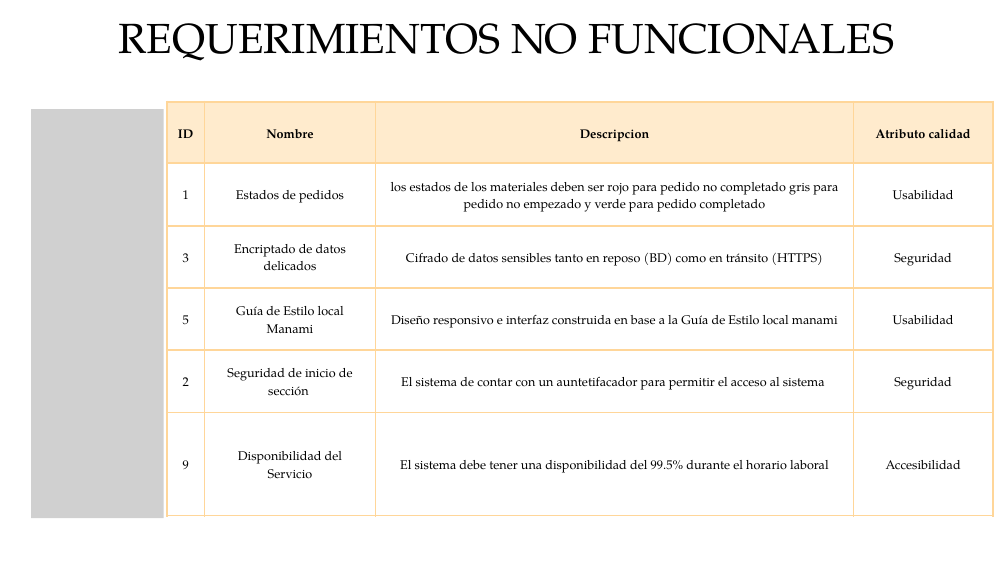
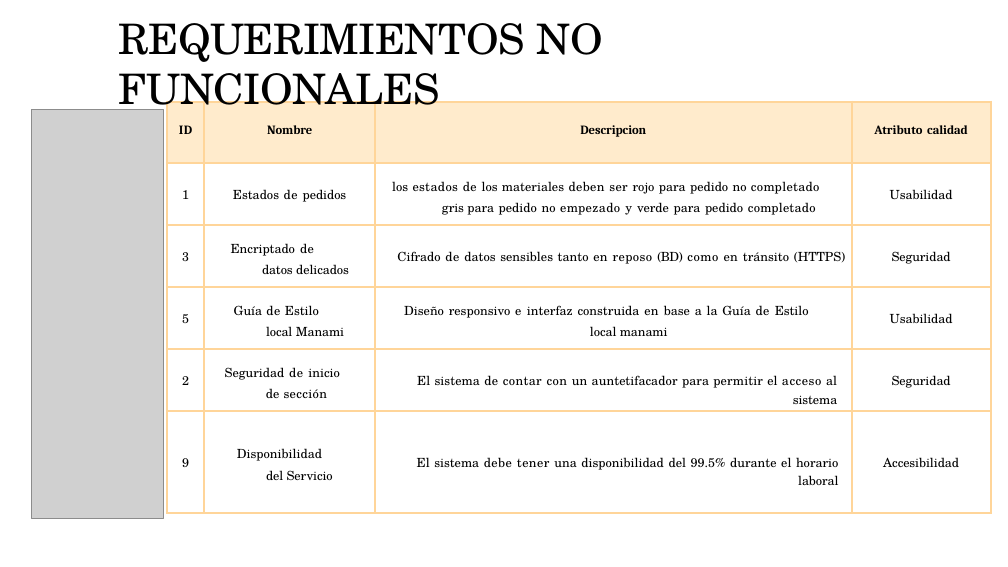
Before and after one commit to mpdp40/Proyecto_Optimisacion_MANANI-, a slide deck: slide 8 of fase 1/Evidencias_Grupales/Presentacíon Proyecto.pptx. Drawn at 1008x567 pixels with LibreOffice and Linux fonts; fonts in the diff are those of the drawing; grey boxes stand for pictures. Boxes give left, top, right and bottom in pixels: in the first picture for what was removed or moved away, otherwise in the second. Text is boxed around its words. In the diff, an @@ line names an element or a change of style, - is before the commit and + after.

```diff
--- a/fase 1/Evidencias_Grupales/Presentacíon Proyecto.pptx
+++ b/fase 1/Evidencias_Grupales/Presentacíon Proyecto.pptx
@@ title "REQUERIMIENTOS NO FUNCIONALES" at [119, 23, 603, 117]: font TeX Gyre Pagella to TeX Gyre Schola; letter spacing 0 to -0.9 pt in "REQUERIMIENTOS"; letter spacing 0 to 1.1 pt in "NO"; letter spacing 0 to -0.4 pt in "FUNCIONALES"; indent changed; line spacing 63pt to 1; more space between paragraphs @@
@@ table at [167, 102, 991, 514] @@
@@ fill #FFEBCD to #FFEBCC in row 1 @@
@@ font TeX Gyre Pagella to Cambria in "ID", "Nombre", "Descripcion", "Atributo calidad" @@
@@ letter spacing 0 to 0.6 pt in "ID", "de", "estados de deben ser empezado y", "de" and 6 more places @@
@@ letter spacing 0 to -0.1 pt in "Nombre", "Descripcion", "calidad", "pedidos" and 12 more places @@
@@ font TeX Gyre Pagella to TeX Gyre Schola @@
@@ letter spacing 0 to -0.5 pt in "1", "3", "5", "2" and 1 more places @@
@@ letter spacing 0 to 0.5 pt in "completado", "contar" @@
@@ letter spacing 0 to -0.2 pt in "gris", "datos", "local", "del" @@
@@ letter spacing 0 to 0.4 pt in "completado" @@
@@ letter spacing 0 to -0.8 pt in "(BD)" @@
@@ letter spacing 0 to 0.8 pt in "como", "con acceso" @@
@@ letter spacing 0 to 0.9 pt in "e" @@
@@ letter spacing 0 to 0.3 pt in "de" @@
@@ letter spacing 0 to 0.1 pt in "El sistema un auntetifacador para permitir el ..." @@
@@ line spacing 25.2pt to 1 @@
@@ alignment centre to left @@
@@ indent changed @@
@@ line spacing 25.2pt to 1.15 @@
@@ more space between paragraphs @@
@@ alignment centre to right @@
@@ borders changed @@
```
Also in this commit, not shown: 19 other slides changed.
